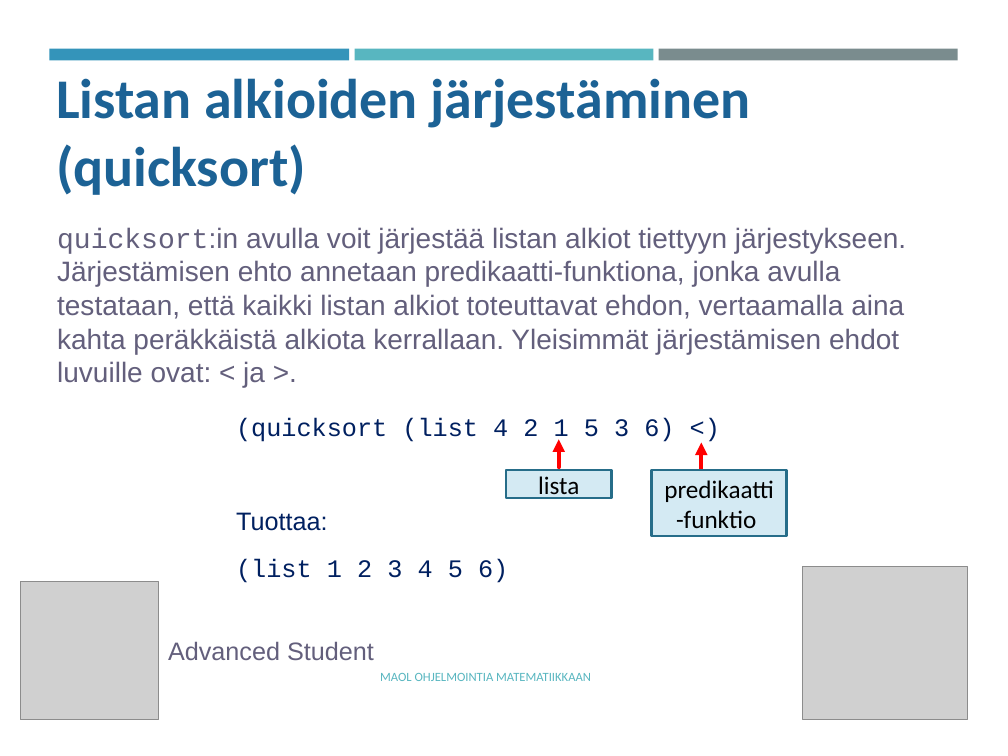
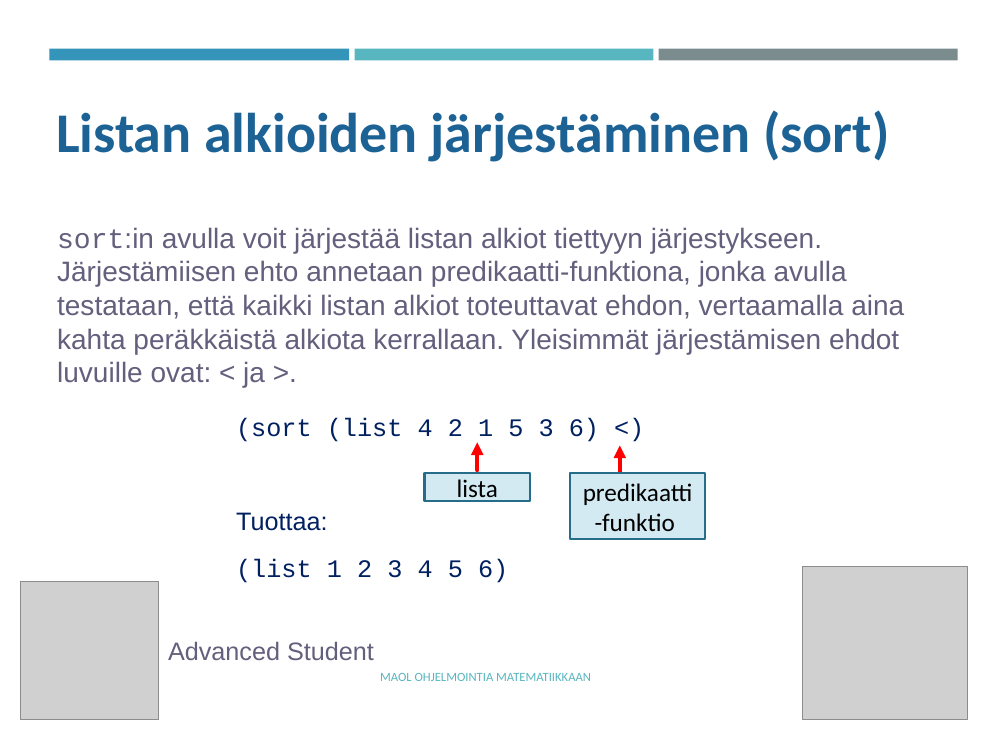
Before and after one commit to tyynetyyne/tyynetyyne.github.io, a slide deck: slide 26 of tehtavat/tiedostot/maol/power_point/Racket-MAOL-9-listat.pptx (slide 20 before the commit). Drawn at 1008x756 pixels with LibreOffice and Linux fonts; fonts in the diff are those of the drawing; grey boxes stand for pictures. Boxes give left, top, right and bottom in pixels: in the first picture for what was removed or moved away, otherwise in the second. Text is boxed around its words. In the diff, an @@ line names an element or a change of style, - is before the commit and + after.

```diff
--- a/tehtavat/tiedostot/maol/power_point/Racket-MAOL-9-listat.pptx
+++ b/tehtavat/tiedostot/maol/power_point/Racket-MAOL-9-listat.pptx
@@ text at (56,110,889,162): text changed @@
-Listan alkioiden järjestäminen (quicksort)
+Listan alkioiden järjestäminen (sort)
@@ text at (57,227,904,387): text changed @@
-quicksort:in avulla voit järjestää listan alkiot tiettyyn järjestykseen. Järjestämisen ehto annetaan predikaatti-funktiona, jonka avulla testataan, että kaikki listan alkiot toteuttavat ehdon, vertaamalla aina kahta peräkkäistä alkiota kerrallaan. Yleisimmät järjestämisen ehdot luvuille ovat: < ja >.
+sort:in avulla voit järjestää listan alkiot tiettyyn järjestykseen. Järjestämiisen ehto annetaan predikaatti-funktiona, jonka avulla testataan, että kaikki listan alkiot toteuttavat ehdon, vertaamalla aina kahta peräkkäistä alkiota kerrallaan. Yleisimmät järjestämisen ehdot luvuille ovat: < ja >.
@@ text at (236,417,599,442): text changed @@
-(quicksort (list 4 2 1 5 3 6) <)
+(sort (list 4 2 1 5 3 6) <)
@@ 2 rectangles, 2 arrows: place and size @@
-2 rectangles, 2 arrows at (506,439,787,536)
+2 rectangles, 2 arrows at (424,443,706,539)
```
Also in this commit, not shown: 5 other slides changed, 11 slides added, 2 slides removed, 2 other files.
